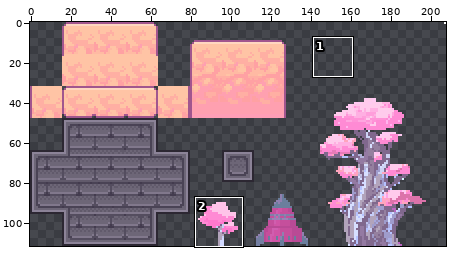
One commit to this sprite sheet: Assets/Resources/Sprites/object 2.png. Above, an overview of the earlier version with the close-up marked.
Close-up. Before:
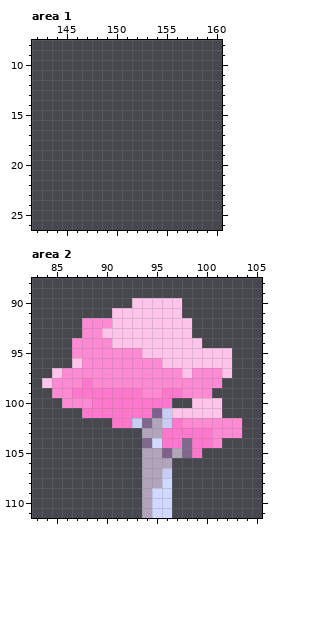
The file is 208x112 pixels. Colours within 5 levels of each other are drawn and written as one. Shown: area 1: x 142..160, y 8..26; area 2: x 83..105, y 88..111. The commit also changed other parts of the picture, which this record leaves out.
New version:
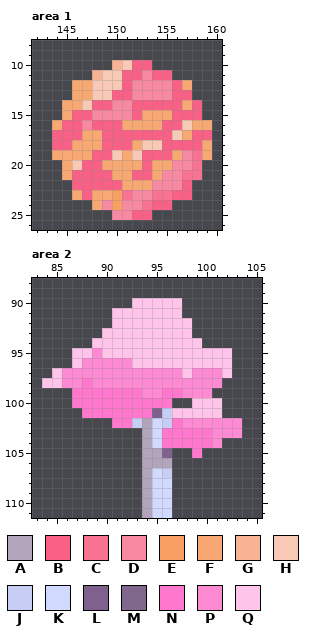
Palette (. is transparent): A #b2a4bb  B #ff6287f6  C #ff7495f6  D #ff8ba6f6  E #ffa265f6  F #ffab74f6  G #ffb797f6  H #ffceb9f6  J #c7cdf4  K #d1d9ff  L #7e628d  M #80688d  N #ff78cd  P #ff8ad4  Q #ffc4e9
Change:
--- area 1
@@ x 142..160 @@
  9 ...................
-10 ...................
-11 ...................
-12 ...................
-13 ...................
-14 ...................
-15 ...................
-16 ...................
-17 ...................
-18 ...................
-19 ...................
-20 ...................
-21 ...................
-22 ...................
-23 ...................
-24 ...................
-25 ...................
+10 ........GHBB.......
+11 ......GHHBBDBB.....
+12 ....FFHHHBDDDDBF...
+13 ....FFHHBBDDDDBB...
+14 ...FFHBBDDBBBBBFB..
+15 ...FBBDDDDBFFFBBB..
+16 ..FBBDBBBFFFFBBHFF.
+17 ..BBBFFBBBBBBBHFBB.
+18 ..BBFFFBBBFHHBBBBF.
+19 ..FFFFBBHFHBBBFDCF.
+20 ...FHBBFFFFBFFDDC..
+21 ...FBBBBFFBBFDDCC..
+22 ....BBBBBFFFDDDB...
+23 ....FBFFECDDCCBB...
+24 ......FDEDDCBB.....
+25 ........DDBB.......
 26 ...................
--- area 2
@@ x 83..105 @@
  91 ........QQQQQQQ........
- 92 .....PPPQQQQQQQQ.......
- 93 .....PPQQQQQQQQQ.......
- 94 ....PPPPQQQQQQQQQ......
- 95 ....PPPPPPPQQQQQQQQQ...
- 96 ....QPPPPPPPPQQQQQQQ...
+ 92 ........QQQQQQQQ.......
+ 93 .......QQQQQQQQQ.......
+ 94 ......QQQQQQQQQQQ......
+ 95 ....QQPQQQQQQQQQQQQQ...
+ 96 ....QPPPPPQQQQQQQQQQ...
  97 ..QPPPPPPPPPPPPQPPPQ...
- 98 .QPPPNPPPPPPPPPPPPP....
- 99 ..PPNNNNNNNPPNNPPP.....
-100 ...PPPNNNNNNNN..QQQ....
+ 98 .QQPPNPPPPPPPPPPPPP....
+ 99 ....NNNNNNNPPNNPPP.....
+100 ....NNNNNNNNNN..QQQ....
 101 .....NNNNNNNLJQQQQQ....
-102 ........NNJMAJNPPPPPP..
-103 ...........AANNNNNPPP..
-104 ...........MKNNMNNP....
-105 ...........AALAMN......
+102 ........NNJAKJNPPPPPP..
+103 ...........AKNNNNNPPP..
+104 ...........AKNNNNNP....
+105 ...........AAL..N......
 106 ...........AAA.........
-107 ...........AAJ.........
-108 ...........AAK.........
+107 ...........AKJ.........
+108 ...........AKK.........
 109 ...........AKK.........
Where, in picture pixels (left, top, right, bottom), the same in both close-ups:
added: (52, 60, 212, 220)
changed: (52, 318, 162, 408)
changed: (142, 418, 192, 488)
